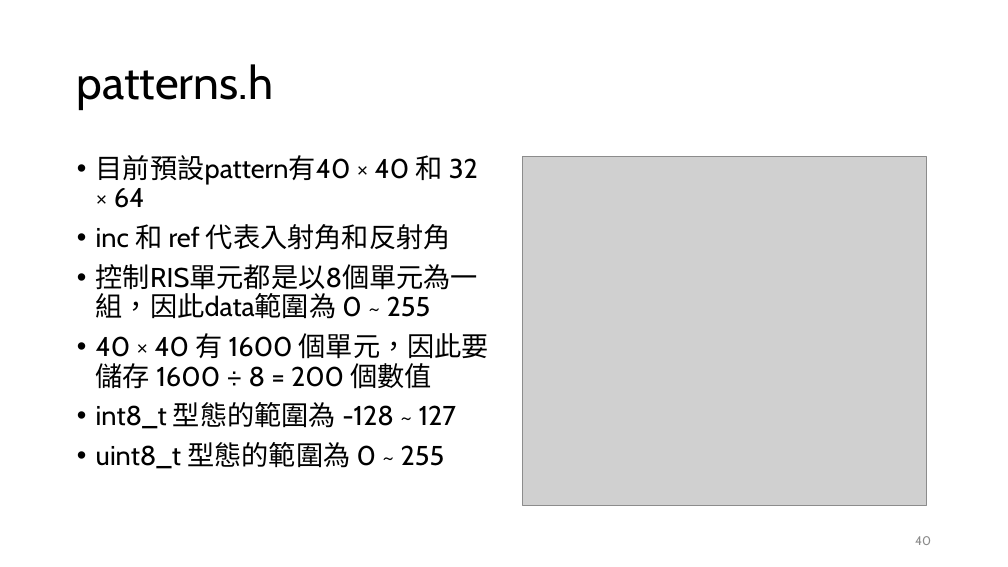
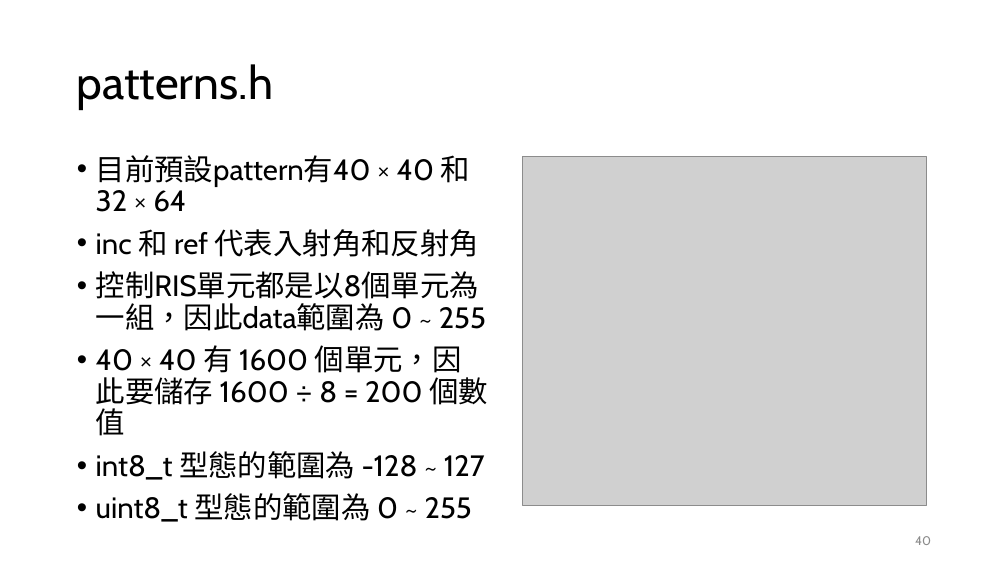
Before and after one commit to d0542218/ArduinoControlGUI, a slide deck: slide 40 of arduinoGUI 0909.pptx. Drawn at 1008x567 pixels with LibreOffice and Linux fonts; fonts in the diff are those of the drawing; grey boxes stand for pictures. Boxes give left, top, right and bottom in pixels: in the first picture for what was removed or moved away, otherwise in the second. Text is boxed around its words. In the diff, an @@ line names an element or a change of style, - is before the commit and + after.

```diff
--- a/arduinoGUI 0909.pptx
+++ b/arduinoGUI 0909.pptx
@@ text "目前預設pattern有40 × 40 和 32 ..." at box(96, 155, 488, 522): size 25.9 to 28 pt @@
```
Also in this commit, not shown: 2 other slides changed.
